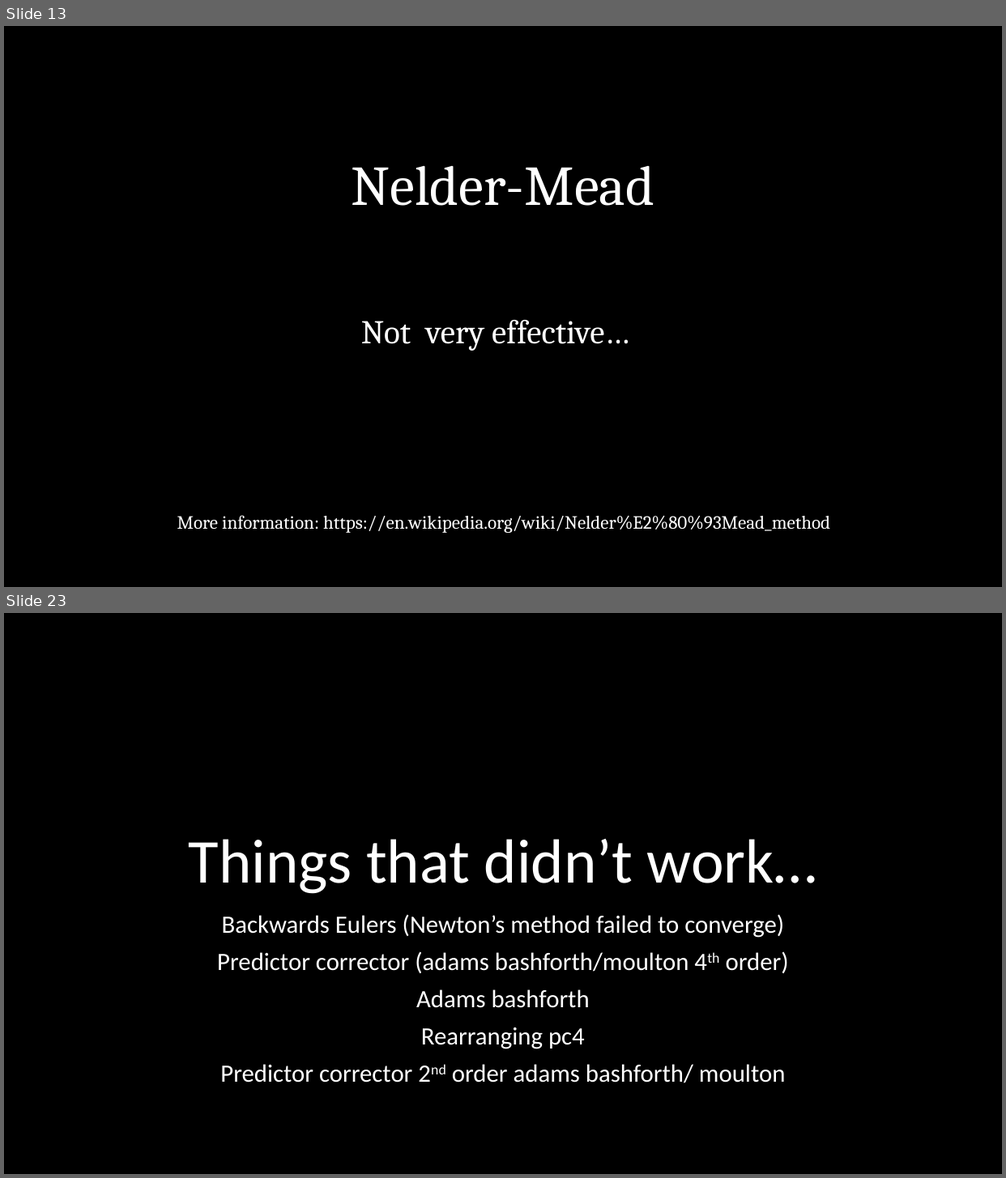
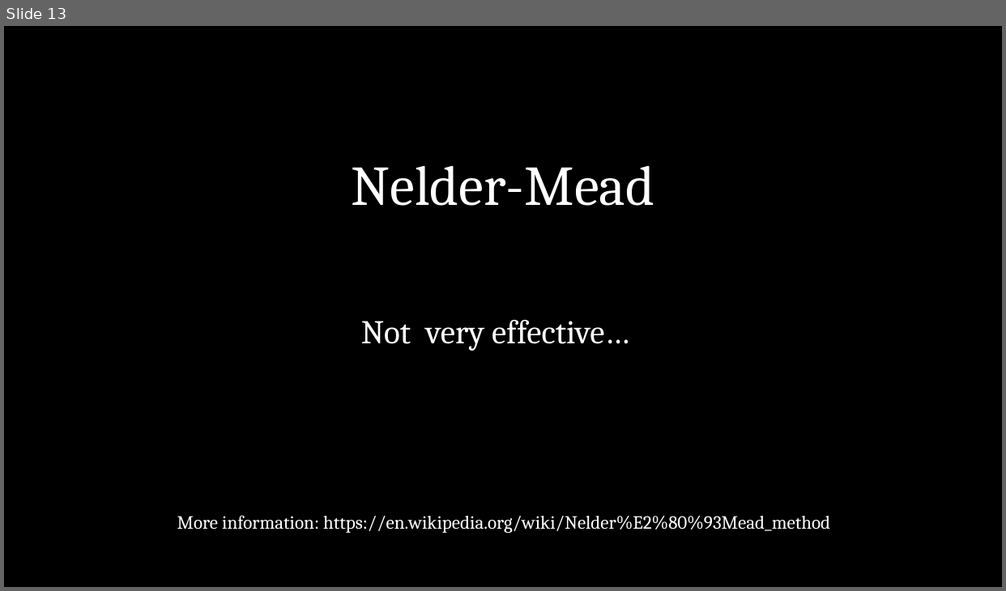
Before and after one commit to stephen-bapple/numerical-analysis, a slide deck: Lennard-Jones Structures.pptx. Shown one above the other, each under a label of ours: slides 13 and 23 before the commit, slide 13 after it; the slides between them are not shown. The pictures are 1006x1178 and 1006x591 pixels, drawn with LibreOffice and Linux fonts; fonts in the diff are those of the drawing. Boxes give left, top, right and bottom in pixels: in the first picture for what was removed or moved away, otherwise in the second. Text is boxed around its words. In the diff, an @@ line names an element or a change of style, - is before the commit and + after.

```diff
--- a/Lennard-Jones Structures.pptx
+++ b/Lennard-Jones Structures.pptx
@@ slide 23 removed at bbox=[4, 613, 1002, 1174], background #000000 @@
@@ title removed at bbox=[189, 839, 817, 894] @@
-Things that didn’t work…
@@ subtitle removed at bbox=[217, 914, 789, 1084] @@
-Backwards Eulers (Newton’s method failed to converge)
-Predictor corrector (adams bashforth/moulton 4th order)
-Adams bashforth
-Rearranging pc4
-Predictor corrector 2nd order adams bashforth/ moulton
```
Also in this commit, not shown: 3 slides changed, 16 slides added, 28 other slides removed, 14 other files.
